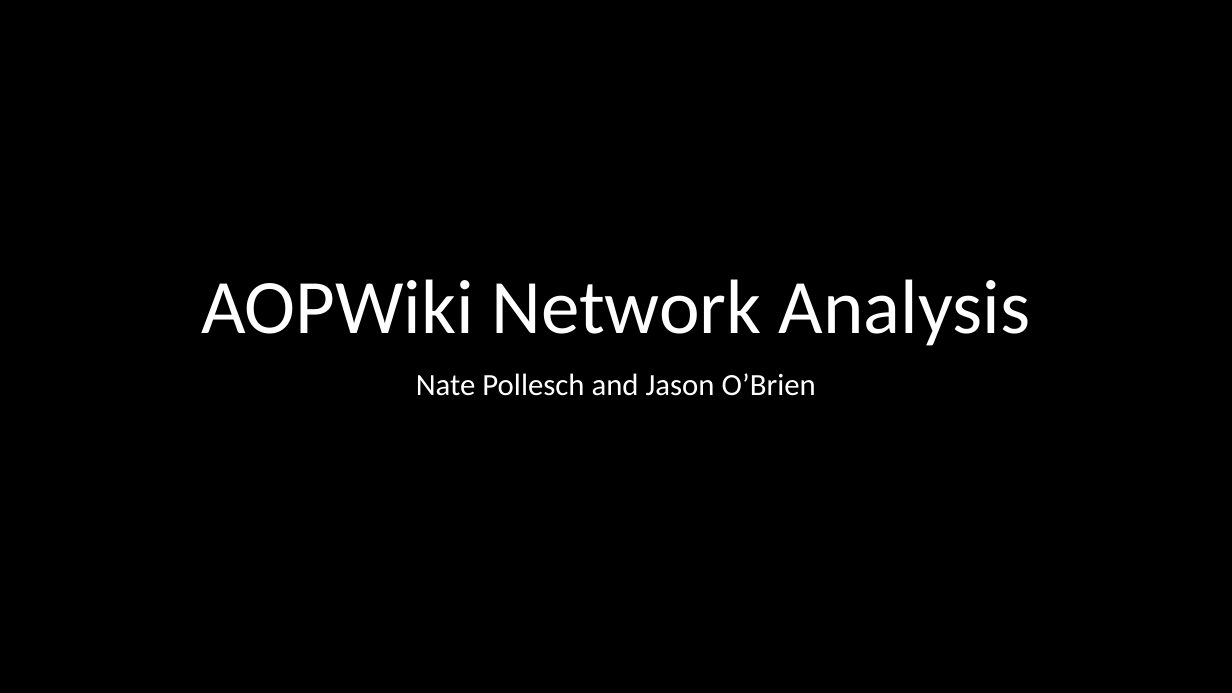
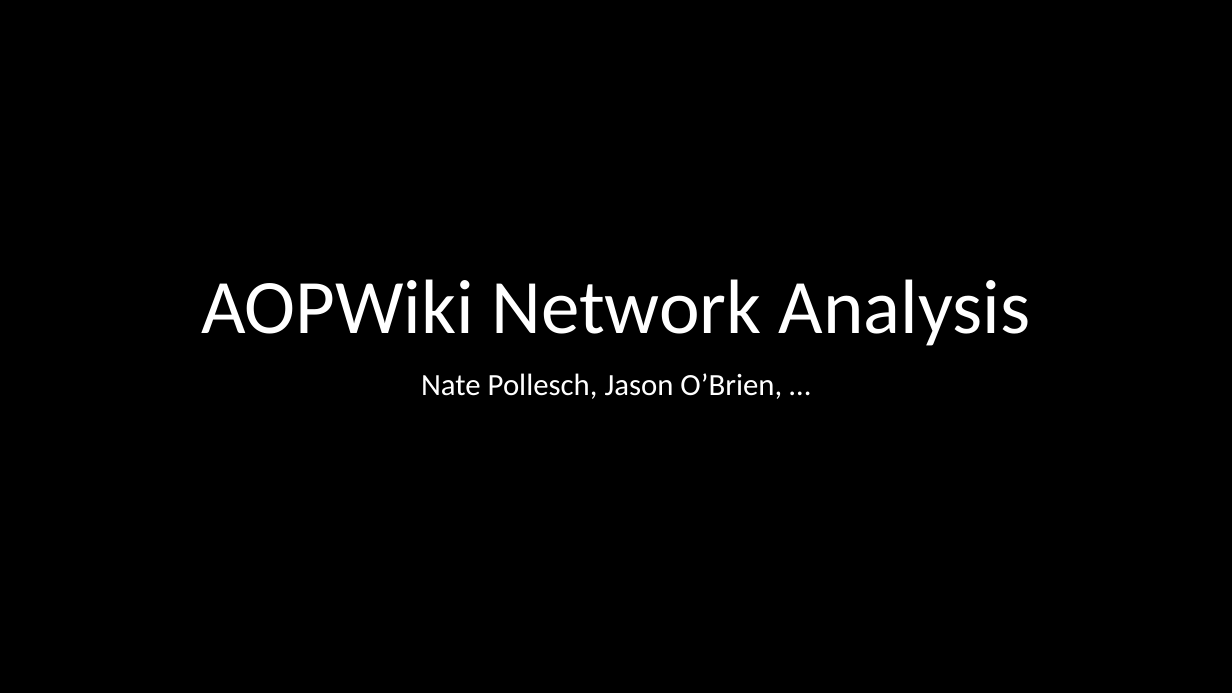
Before and after one commit to npollesch/AOPWiki, a slide deck: slide 1 of AOPwiki_analysis_ccs.pptx. Drawn at 1232x693 pixels with LibreOffice and Linux fonts; fonts in the diff are those of the drawing. Boxes give left, top, right and bottom in pixels: in the first picture for what was removed or moved away, otherwise in the second. Text is boxed around its words. In the diff, an @@ line names an element or a change of style, - is before the commit and + after.

```diff
--- a/AOPwiki_analysis_ccs.pptx
+++ b/AOPwiki_analysis_ccs.pptx
@@ subtitle at <box>421,373,782,399</box>: text changed @@
-Nate Pollesch and Jason O’Brien
+Nate Pollesch, Jason O’Brien, …
```
Also in this commit, not shown: 3 other slides changed, 7 other files.
